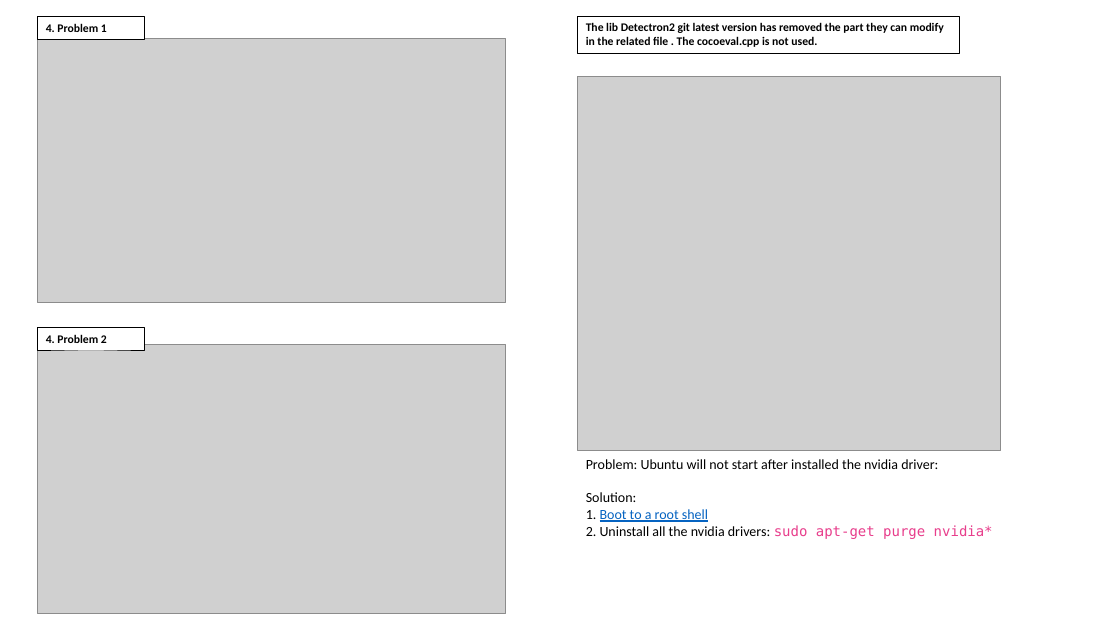
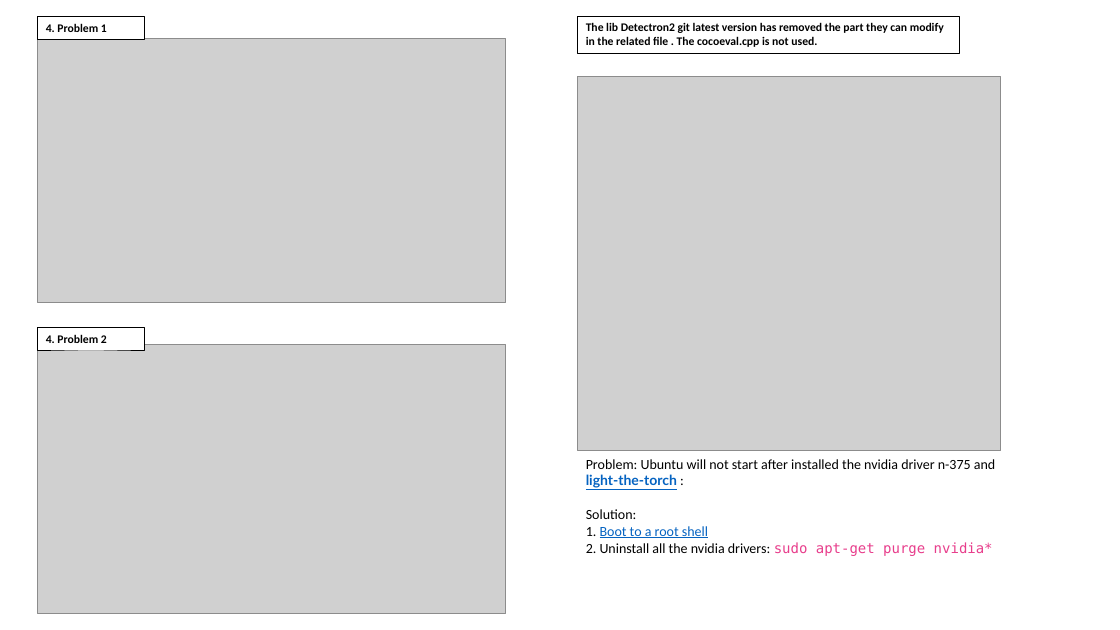
Before and after one commit to LiuYuancheng/Py_Web_Contents_Download_Tool, a slide deck: slide 3 of doc/progress.pptx. Drawn at 1120x630 pixels with LibreOffice and Linux fonts; fonts in the diff are those of the drawing; grey boxes stand for pictures. Boxes give left, top, right and bottom in pixels: in the first picture for what was removed or moved away, otherwise in the second. Text is boxed around its words. In the diff, an @@ line names an element or a change of style, - is before the commit and + after.

Commit message:
update solution of one problem.

```diff
--- a/doc/progress.pptx
+++ b/doc/progress.pptx
@@ text at (586, 459, 995, 488): text changed @@
-Problem: Ubuntu will not start after installed the nvidia driver:
+Problem: Ubuntu will not start after installed the nvidia driver n-375 and light-the-torch :
```
Also in this commit, not shown: 1 other slide changed.
